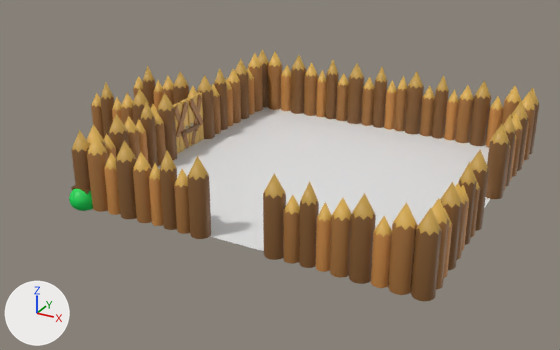
Renders of the glTF model Assets/Blend Assests/props.glb from each side of a commit.
Both versions are drawn from a camera (50 mm lens) standing at (26.0, -26.8, 17.4) and looking at (7.5, 6.8, 0.6). Every picture has the same lights, and +X, +Y and +Z are marked at lower left. Where no turn or scale is listed for an object, it has been applied to the vertices.

Names of what the first picture shows: 'Bush1.Object', 'Gate_Door_1', 'Gate_Door_2', 'LeftPlank.Object', 'MiddlePlank.Object', 'Palisade_Side_Wall', 'Palisade_Side_Wall.001', 'Palisade_Wall', 'Palisade_Wall_Block', 'Plane', 'RightPlank.Object'.
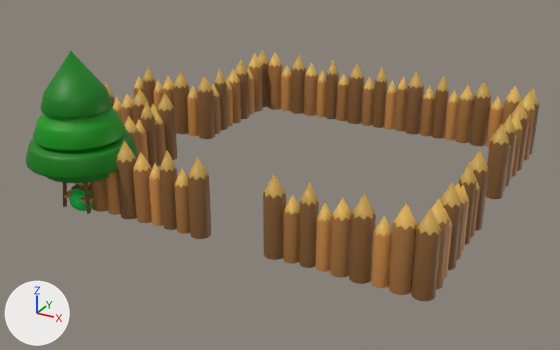
Boxes [x1, y1, x2, y2] around the edits, measured in the pictures (560 x 350 px):
'Plane', deleted: before [158, 107, 490, 251]
'TreeLarge.Object', added (green): after [25, 51, 137, 190]
'Gate_Door_1', deleted (brown): before [185, 92, 204, 146]
'Gate_Door_2', deleted (brown): before [173, 99, 189, 154]
'ArcherTower.Object', added: after [63, 182, 93, 214]
'TreeSmall.Object', added: after [47, 174, 109, 183]
'MiddlePlank.Object', deleted: before [187, 126, 194, 133]
'RightPlank.Object', deleted: before [193, 124, 199, 130]
'LeftPlank.Object', deleted: before [181, 129, 188, 136]

The edits, one by one:
Material 'Tree Green 1' (mat_tree_green_1) is new.
Its base color is (0.0, 0.212, 0.00212) (green #007f07).
Material 'Tree Green 2' (mat_tree_green_2) is new.
Its base color is (0.0, 0.315, 0.00254) (green #009808).
Mesh me_archertower_mesh is new.
It has 392 vertices, 708 faces and spans x -1.0..1.05, y -1.0..1.0, z 0.0..2.2.
Faces by material slot: [108, 48, 552].
It uses material mat_wood3 (orange #c58643).
It uses material mat_barrelbrown1 (brown #6e4c17).
It uses material mat_barrelbrown2 (brown #97681f).
Mesh me_treesmall_mesh is new.
It has 625 vertices, 1366 faces and spans x -2.01..2.01, y -2.01..2.01, z -0.37..5.51.
Faces by material slot: [838, 336, 192].
It uses material mat_tree_green_1 (green #007f07).
It uses material mat_tree_green_2 (green #009808).
It uses material mat_barrelbrown1 (brown #6e4c17).
Mesh me_treelarge_mesh is new.
It has 625 vertices, 1366 faces and spans x -2.73..2.73, y -2.73..2.73, z -0.5..7.5.
Faces by material slot: [838, 336, 192].
It uses material mat_tree_green_1 (green #007f07).
It uses material mat_tree_green_2 (green #009808).
It uses material mat_barrelbrown1 (brown #6e4c17).
Object 'Plane' (ob_plane) is deleted.
Object 'Gate_Door_1' (ob_gate_door_1) is deleted.
Object 'Gate_Door_2' (ob_gate_door_2) is deleted.
Object 'RightPlank.Object' (ob_rightplank_object) is deleted.
Object 'MiddlePlank.Object' (ob_middleplank_object) is deleted.
Object 'LeftPlank.Object' (ob_leftplank_object) is deleted.
Object 'ArcherTower.Object' (ob_archertower_object) is new; it shows me_archertower_mesh.
Its location is (0.0, 0.0, 0.0).
Object 'TreeSmall.Object' (ob_treesmall_object) is new; it shows me_treesmall_mesh.
Its location is (0.0, 0.0, 0.5).
Object 'TreeLarge.Object' (ob_treelarge_object) is new; it shows me_treelarge_mesh.
Its location is (0.0, 0.0, 0.5).
